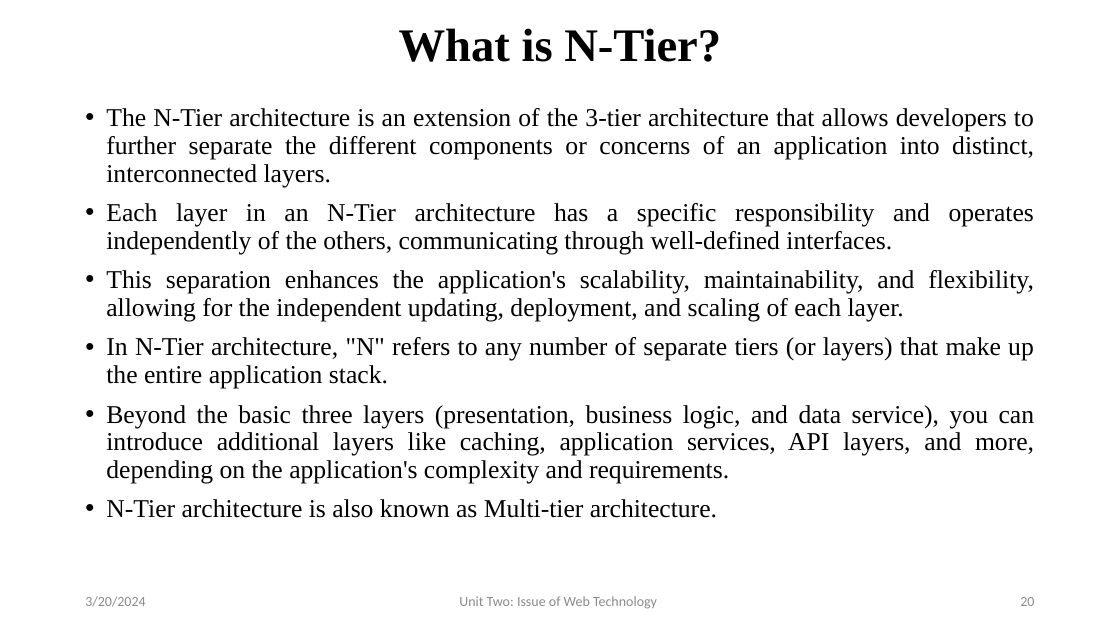
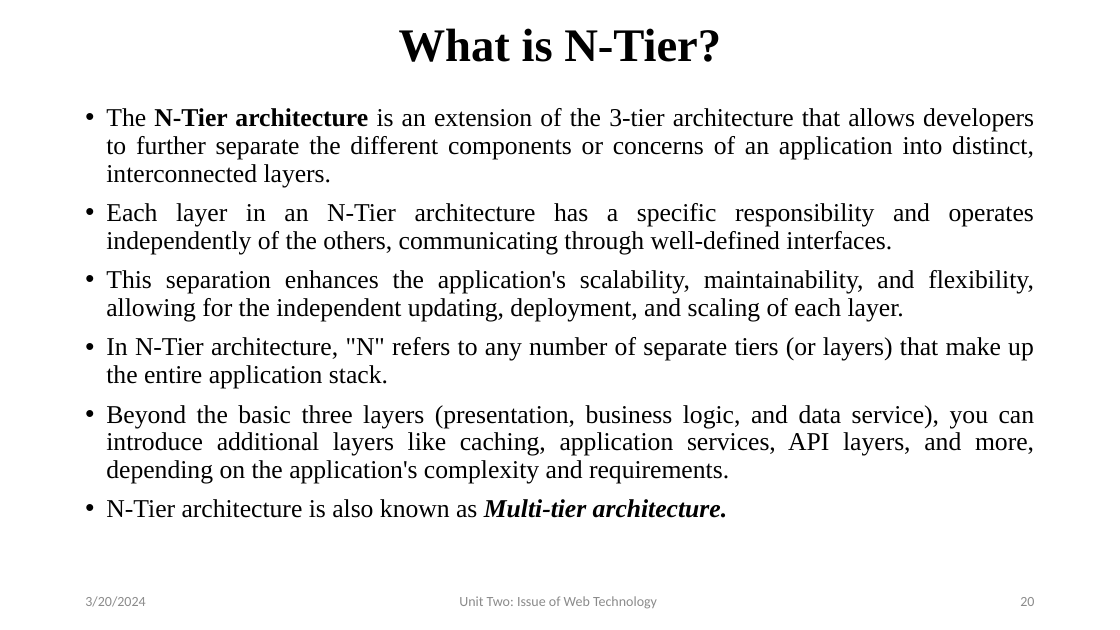
Before and after one commit to avinashmaskey22/BCA-3rd-WEB, a slide deck: slide 20 of Unit Two.pptx. Drawn at 1120x630 pixels with LibreOffice and Linux fonts; fonts in the diff are those of the drawing. Boxes give left, top, right and bottom in pixels: in the first picture for what was removed or moved away, otherwise in the second. Text is boxed around its words. In the diff, an @@ line names an element or a change of style, - is before the commit and + after.

```diff
--- a/Unit Two.pptx
+++ b/Unit Two.pptx
@@ text at [106, 108, 1034, 518]: bold on in "N-Tier architecture", "Multi-tier architecture."; italic on in "Multi-tier architecture." @@
```
Also in this commit, not shown: 6 other slides changed, 2 other files.
